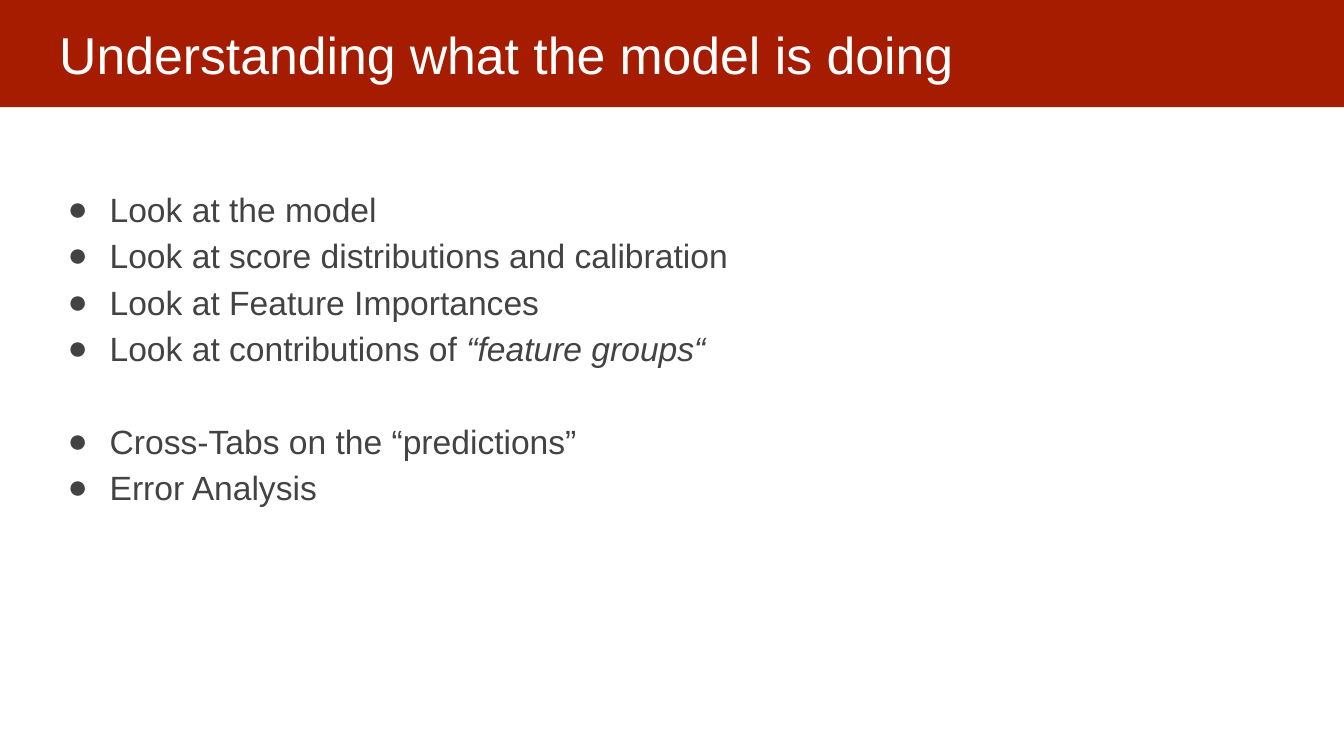
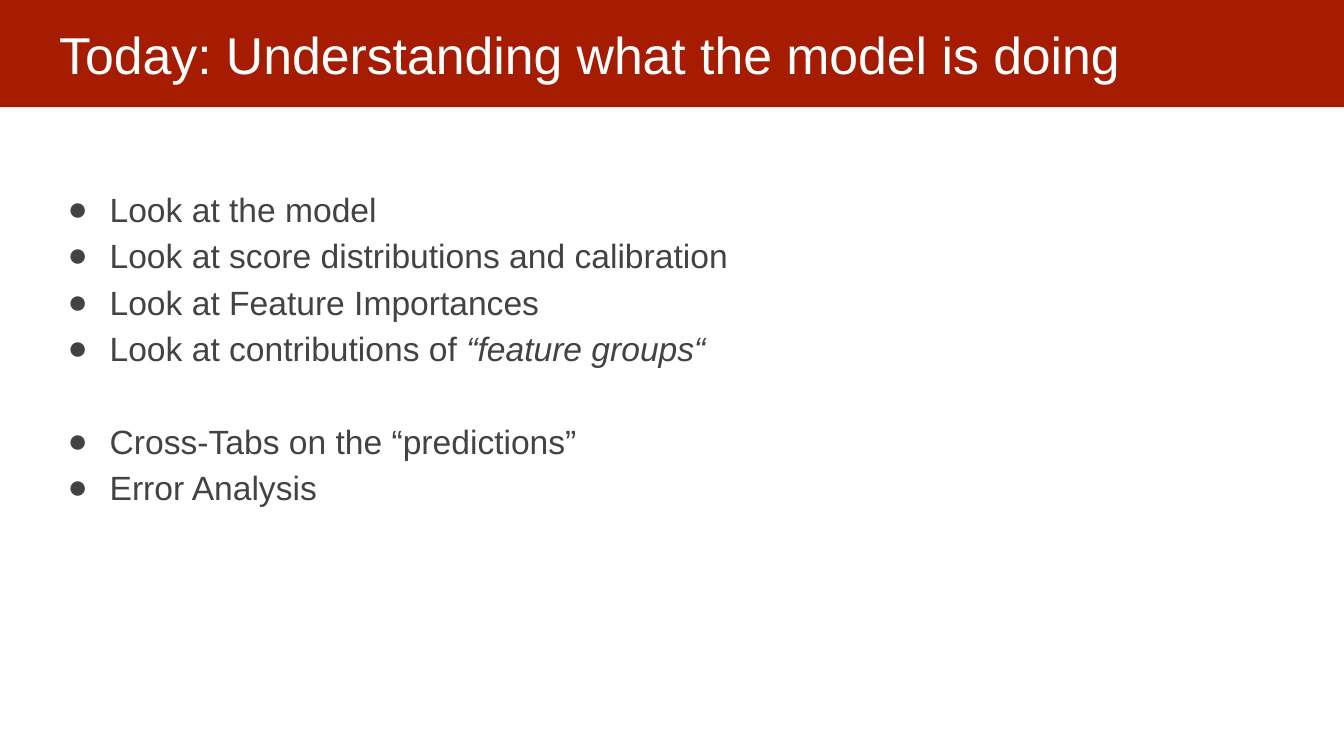
Before and after one commit to dssg/MLinPractice, a slide deck: slide 6 of Lectures/Lecture14-UnderstandingModels.pptx (slide 4 before the commit). Drawn at 1344x756 pixels with LibreOffice and Linux fonts; fonts in the diff are those of the drawing. Boxes give left, top, right and bottom in pixels: in the first picture for what was removed or moved away, otherwise in the second. Text is boxed around its words. In the diff, an @@ line names an element or a change of style, - is before the commit and + after.

Commit message:
model understanding

```diff
--- a/Lectures/Lecture14-UnderstandingModels.pptx
+++ b/Lectures/Lecture14-UnderstandingModels.pptx
@@ title at (59, 36, 1120, 85): text changed @@
-Understanding what the model is doing
+Today: Understanding what the model is doing
```
Also in this commit, not shown: 7 slides added.
